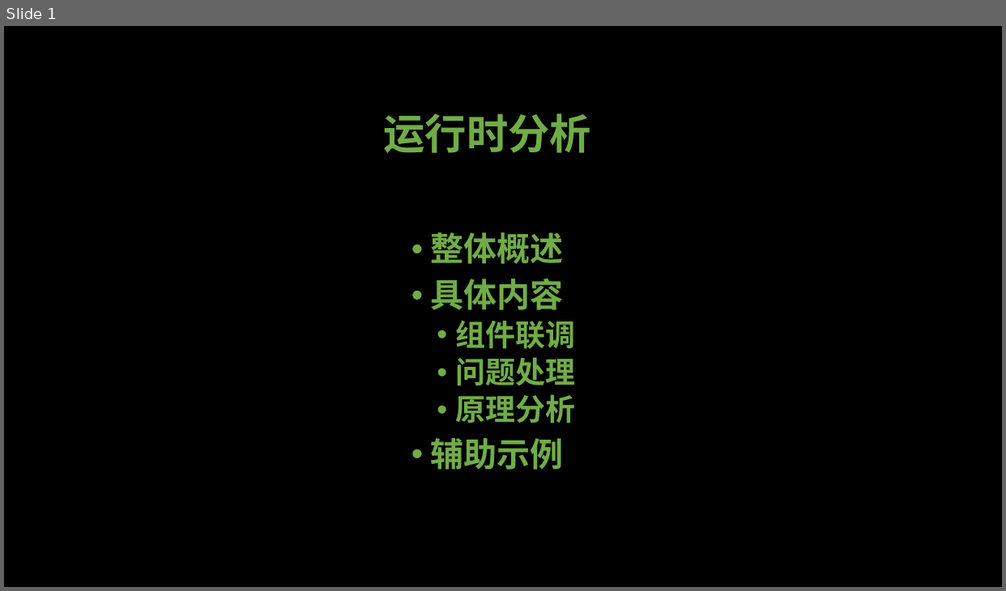
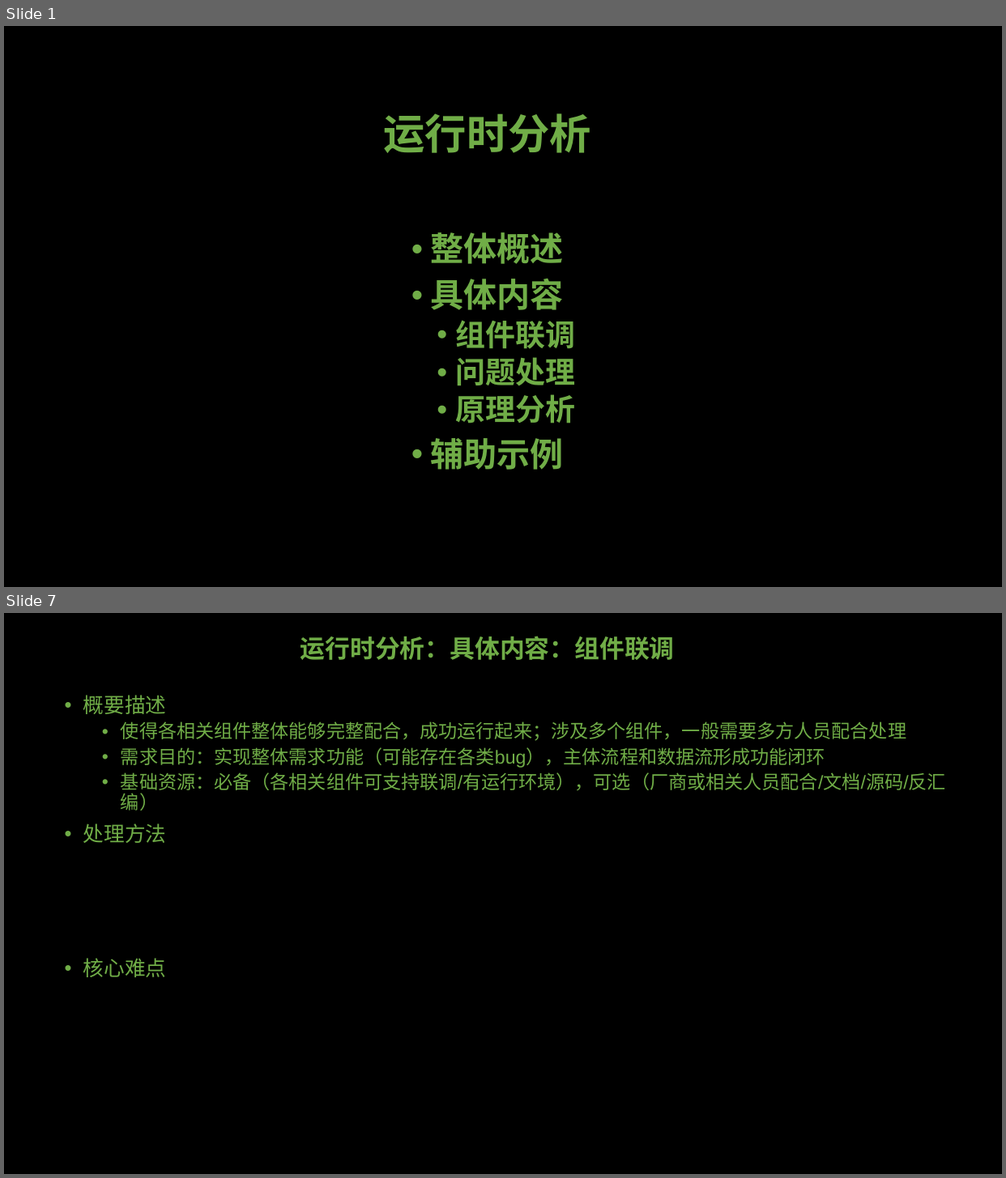
Before and after one commit to GavinKoeng/it-talks, a slide deck: toolchains/runtime-xxx/runtime-analyzing/运行时分析.pptx. Shown one above the other, each under a label of ours: slide 1 before the commit, slides 1 and 7 after it; the slides between them are not shown. The pictures are 1006x591 and 1006x1178 pixels, drawn with LibreOffice and Linux fonts; fonts in the diff are those of the drawing. Boxes give left, top, right and bottom in pixels: in the first picture for what was removed or moved away, otherwise in the second. Text is boxed around its words. In the diff, an @@ line names an element or a change of style, - is before the commit and + after.

Commit message:
toolchains: runtime-xxx: runtime-analyzing: 完成运行时分析PPT初稿

```diff
--- a/toolchains/runtime-xxx/runtime-analyzing/运行时分析.pptx
+++ b/toolchains/runtime-xxx/runtime-analyzing/运行时分析.pptx
@@ slide 7 added at [4,613,1002,1174], background #000000 @@
@@ title added at [300,636,675,660], 24 pt, text #70AD47, bold @@
+运行时分析：具体内容：组件联调
@@ text added at [83,695,946,977], 18 pt, text #70AD47 @@
+• 概要描述
+  • 使得各相关组件整体能够完整配合，成功运行起来；涉及多个组件，一般需要多方人员配合处理
+  • 需求目的：实现整体需求功能（可能存在各类bug），主体流程和数据流形成功能闭环
+  • 基础资源：必备（各相关组件可支持联调/有运行环境），可选（厂商或相关人员配合/文档/源码/反汇编）
+• 处理方法
+• 核心难点
```
Also in this commit, not shown: 4 slides changed, 14 other slides added.
